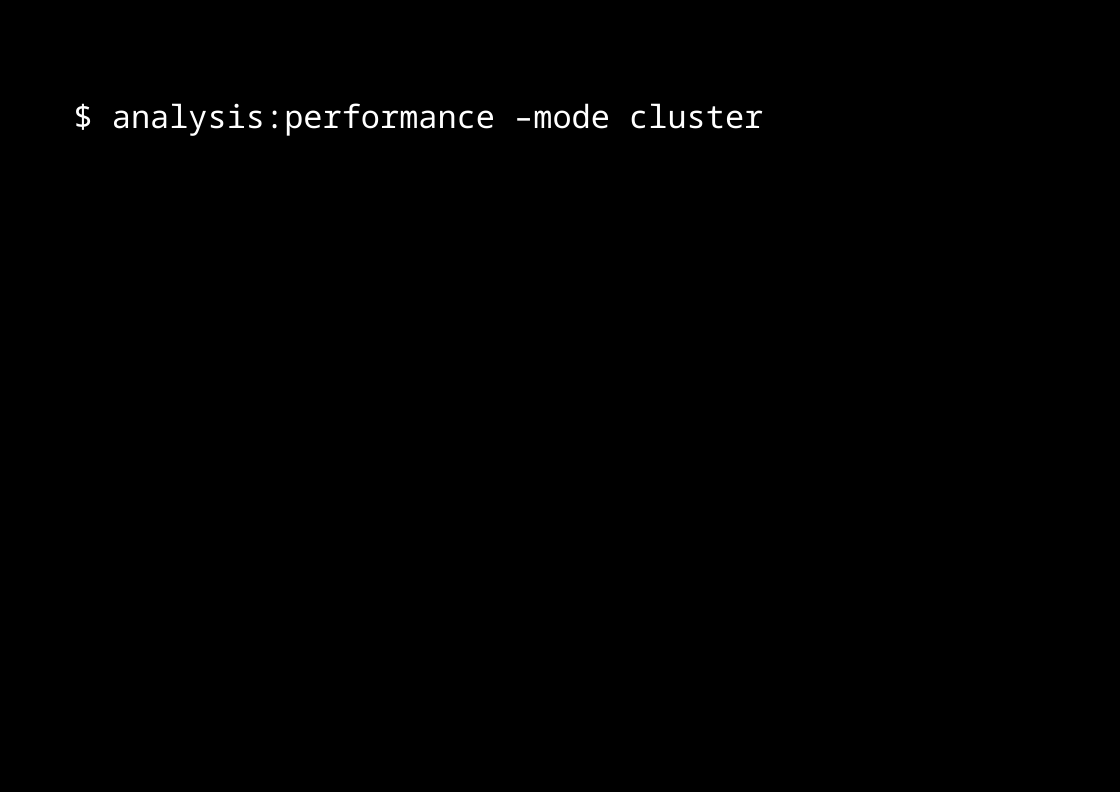
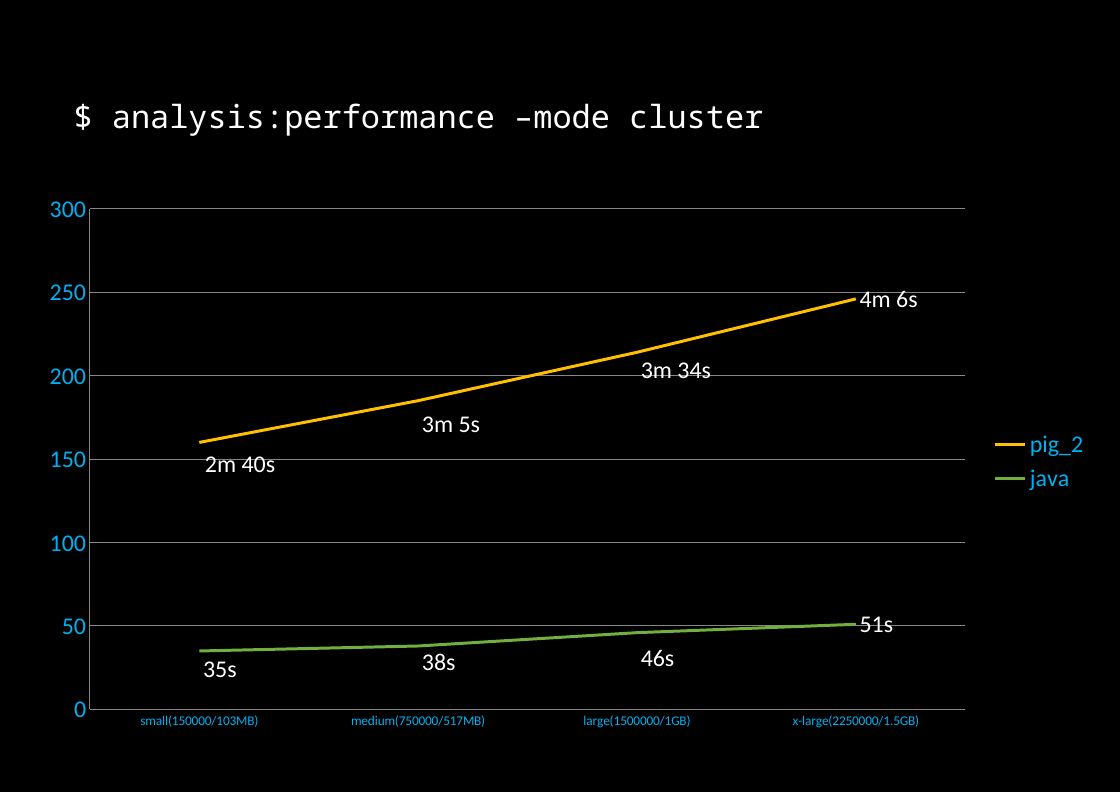
Before and after one commit to dzamurovic/coding-serbia-2014, a slide deck: slide 48 of coding-serbia.pptx. Drawn at 1120x792 pixels with LibreOffice and Linux fonts; fonts in the diff are those of the drawing. Boxes give left, top, right and bottom in pixels: in the first picture for what was removed or moved away, otherwise in the second. Text is boxed around its words. In the diff, an @@ line names an element or a change of style, - is before the commit and + after.

```diff
--- a/coding-serbia.pptx
+++ b/coding-serbia.pptx
@@ line chart added at <box>29,183,1100,740</box> @@
+categories: small(150000/103MB), medium(750000/517MB), large(1500000/1GB), x-large(2250000/1.5GB)
+pig_2: 160, 185, 214, 246
+java: 35, 38, 46, 51
```
Also in this commit, not shown: 1 other slide changed.
